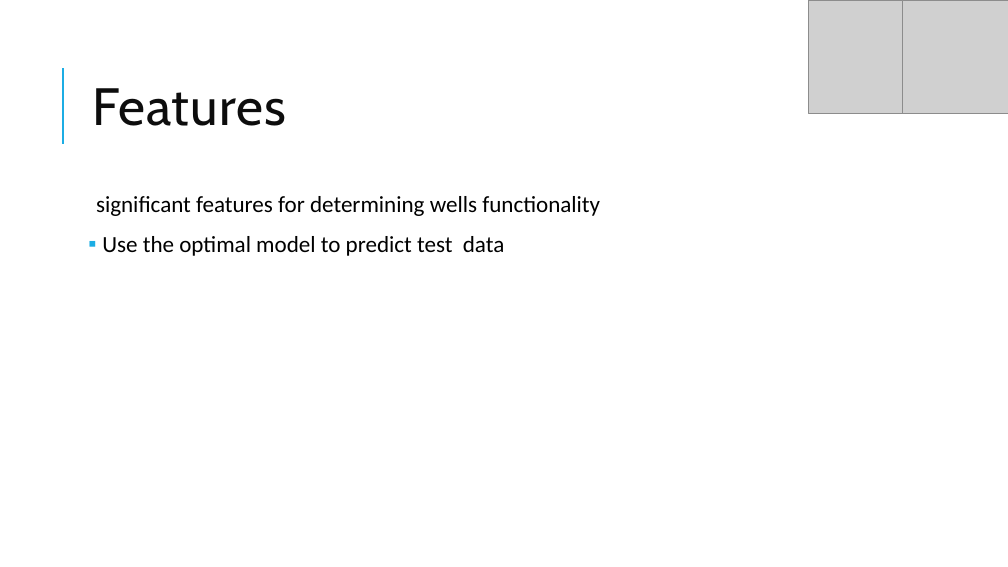
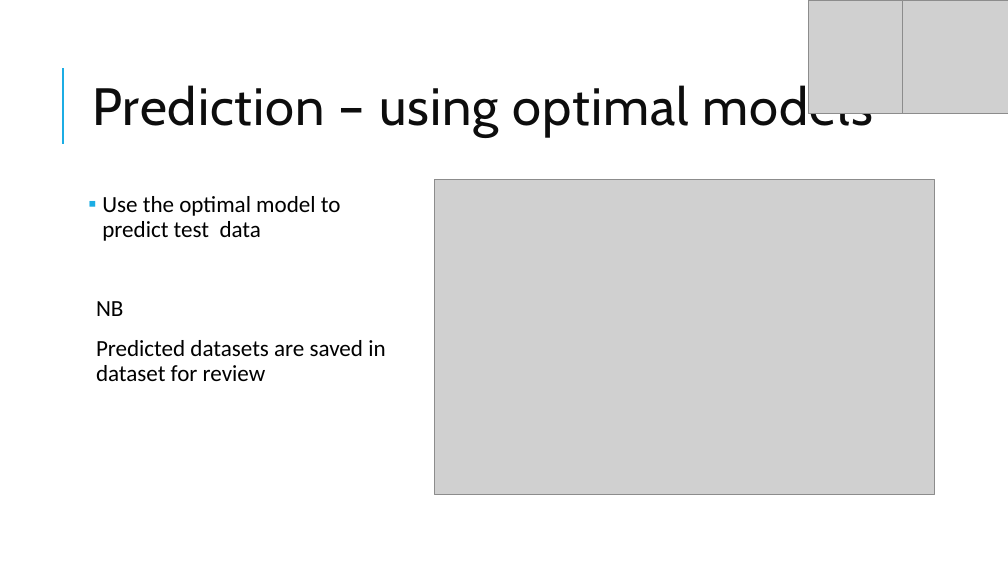
Before and after one commit to H-Rumenya/Phase_Project, a slide deck: slide 12 of Tanzanian_Water_Wells_Presentation.pptx. Drawn at 1008x567 pixels with LibreOffice and Linux fonts; fonts in the diff are those of the drawing; grey boxes stand for pictures. Boxes give left, top, right and bottom in pixels: in the first picture for what was removed or moved away, otherwise in the second. Text is boxed around its words. In the diff, an @@ line names an element or a change of style, - is before the commit and + after.

```diff
--- a/Tanzanian_Water_Wells_Presentation.pptx
+++ b/Tanzanian_Water_Wells_Presentation.pptx
@@ title at (92,81,873,137): text changed @@
-Features
+Prediction – using optimal models
@@ picture added at (435,179,935,495) @@
@@ text at (96,196,600,216): paragraph removed @@
-  significant features for determining wells functionality
@@ text at (96,301,385,381): paragraphs added @@
+  NB
+  Predicted datasets are saved in dataset for review
```
Also in this commit, not shown: 1 other slide changed, 1 slide added, 1 slide removed, 8 other files.
